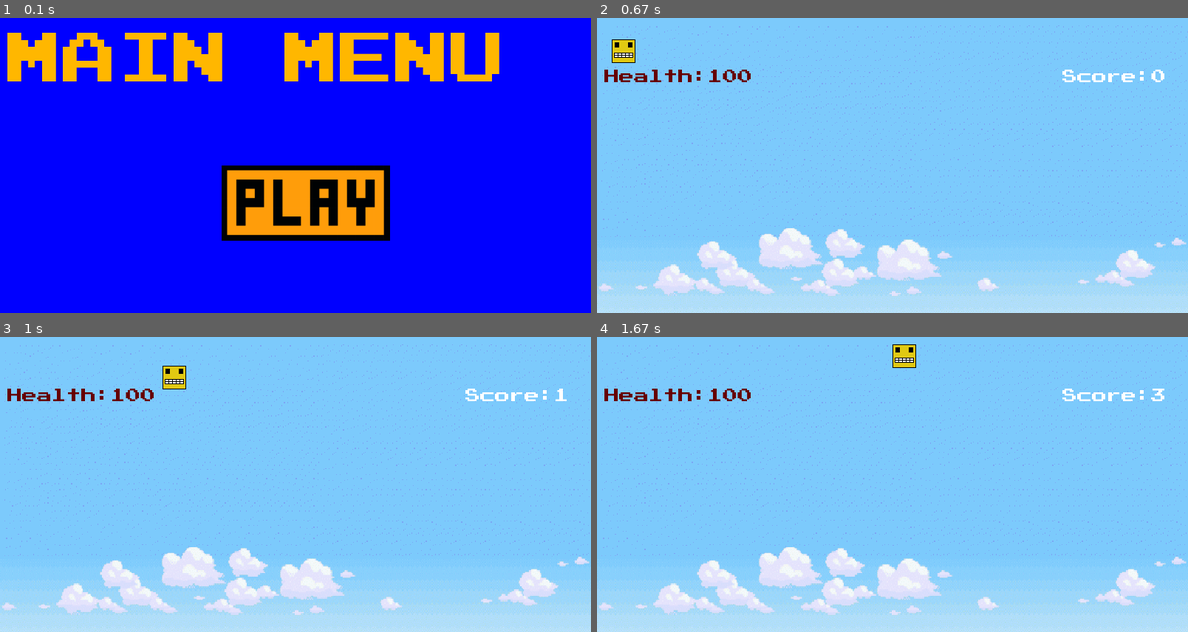
Above: before the commit, frames 1-4 (two rows, left to right).
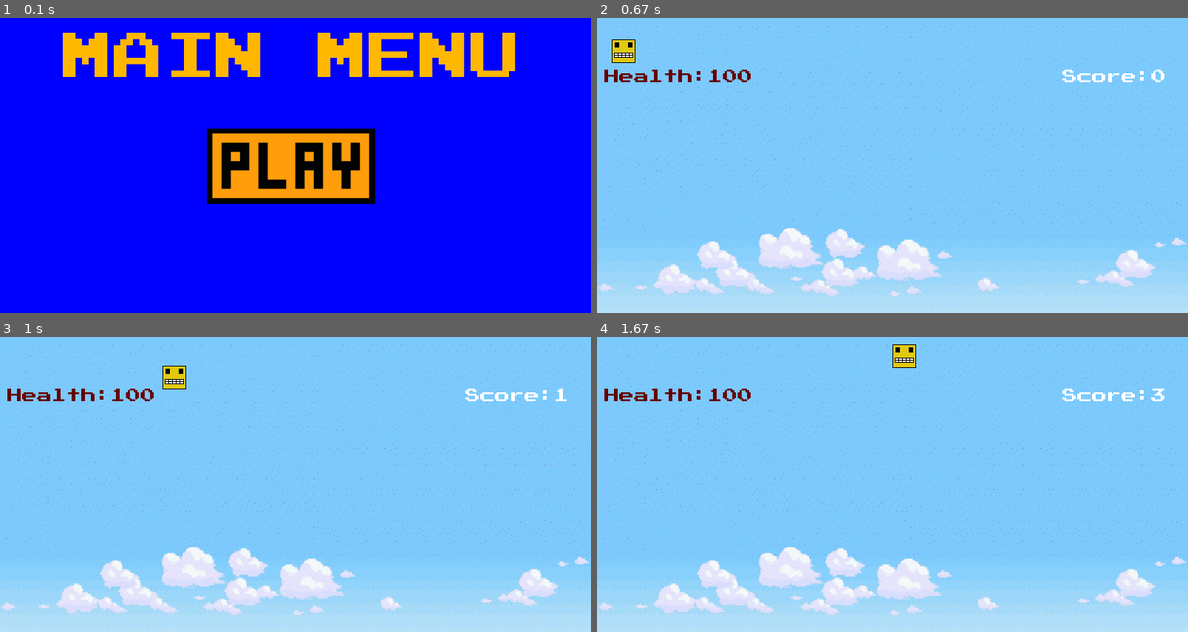
Above: after the commit, the same moments.

Repository: i-kratko/pygame-tues-fest
Game: pygame game, started from Code/main.py
Two runs of this game, one before a commit and one after it. Both use one fixed random seed, a clock stepped at 60 frames per second and the inputs below.
Inputs (mouse positions are in pixels of both pictures, inside the frame that each line leads up to):
- Up to frame 1 (0.1 s): no input
- Up to frame 2 (0.67 s): click (892, 165) at 0.38 s
- Up to frame 3 (1 s): hold D from 0.67 s (still down); move the mouse to (295, 502) at 0.7 s
- Up to frame 4 (1.67 s): release D at 1.13 s; hold W 1.17-1.47 s; tap Space at 1.23, 1.57 s; hold D from 1.5 s (still down)

The runs differ from the first frame. In frame 1, 17% of the frame differs, in the area x 1-88%, y 5-76%; in frame 2, nothing differs; in frame 3, nothing differs; in frame 4, nothing differs.

Commit message:
ugloshlaif

Diff:
--- a/Code/const.py
+++ b/Code/const.py
@@ -15,6 +15,7 @@
 ##### SPRITE PATHS #####
 playerSpritePath = "Graphics\PlayerSprite.png"
 playButtonPath = "Graphics/playbutton.png"
+optionsButtonPath = "Graphics/optionsbutton"
 backgroundPath = "Graphics/backgrounds/ne.png"
 gameBackgroundPath = "Graphics/GameBackground.png"
 platformSpritePath = "Graphics/Platfrom.png"
--- a/Code/main.py
+++ b/Code/main.py
@@ -17,7 +17,25 @@
     def __init__(self):
         self.level = 1
 
-    #TODO: main menu
+    def options(self):
+        gameOver = False
+
+        bgSurface = pygame.Surface((800,600))
+        bgSurface.fill('Orange')
+
+        while not gameOver:
+            for event in pygame.event.get():
+                if event.type == pygame.QUIT:
+                    pygame.quit()
+                    exit()
+
+            display.blit(bgSurface,(0,0))
+            #display.blit(OPTIONS_BUTTON.image, (125, 150))
+            #display.blit(QUIT_BUTTON.image, (230, 250))
+
+            pygame.display.update()
+            clock.tick(const.FPS)
+
     def mainMenu(self):
         gameOver = False
 
@@ -26,12 +44,11 @@
 
         MENU_MOUSE_POS = pygame.mouse.get_pos()
 
-        MENU_TEXT = get_font(75).render("MAIN MENU", True, "#ffb700")
+        MENU_TEXT = get_font(69).render("MAIN MENU", True, "#ffb700")
         MENU_RECT = MENU_TEXT.get_rect(center=(640, 100))
 
         PLAY_BUTTON = Button(300, 200, const.playButtonPath)
-        #OPTIONS_BUTTON = Button(None, pos=(640, 400), text_input="OPTIONS", font=get_font(75), base_color="#d7fcd4", hovering_color="Green")
-        #QUIT_BUTTON = Button(None, pos=(640, 550), text_input="QUIT", font=get_font(75), base_color="#d7fcd4", hovering_color="Green")
+        OPTIONS_BUTTON = Button(500,400, const.optionsButtonPath)
 
         buttonGroup = pygame.sprite.Group()
 
@@ -57,8 +74,55 @@
 
 
             display.blit(bgSurface,(0,0))
-            display.blit(MENU_TEXT, (10, 20))
-            display.blit(PLAY_BUTTON.image, (300, 200))
+            display.blit(MENU_TEXT, (85, 20))
+            display.blit(PLAY_BUTTON.image, (280, 150))
+            #display.blit(OPTIONS_BUTTON.image, (125, 150))
+            #display.blit(QUIT_BUTTON.image, (230, 250))
+
+            pygame.display.update()
+            clock.tick(const.FPS)
+
+
+    #TODO: main menu
+    def mainMenu(self):
+        gameOver = False
+
+        bgSurface = pygame.Surface((800,600))
+        bgSurface.fill('Blue')
+
+        MENU_MOUSE_POS = pygame.mouse.get_pos()
+
+        MENU_TEXT = get_font(69).render("MAIN MENU", True, "#ffb700")
+        MENU_RECT = MENU_TEXT.get_rect(center=(640, 100))
+
+        PLAY_BUTTON = Button(300, 200, const.playButtonPath)
+
+        buttonGroup = pygame.sprite.Group()
+
+        while not gameOver:
+            for event in pygame.event.get():
+                if event.type == pygame.QUIT:
+                    pygame.quit()
+                    exit()
+                if event.type == pygame.MOUSEBUTTONDOWN:
+                    pos = pygame.mouse.get_pos()
+                    #if PLAY_BUTTON.checkForInput(MENU_MOUSE_POS):
+                            #print("BRUH")
+                            #self.level = 2
+                            #self.stateManager()
+                    if PLAY_BUTTON.rect.collidepoint(pos):
+                        print("BRUH")
+                        self.level = 2
+                        self.stateManager()
+                if event.type == pygame.KEYDOWN:
+                    if event.key == pygame.K_ESCAPE:
+                        pygame.quit()
+                        exit()
+
+
+            display.blit(bgSurface,(0,0))
+            display.blit(MENU_TEXT, (85, 20))
+            display.blit(PLAY_BUTTON.image, (280, 150))
             #display.blit(OPTIONS_BUTTON.image, (125, 150))
             #display.blit(QUIT_BUTTON.image, (230, 250))
 
@@ -158,6 +222,8 @@
             self.mainMenu()
         if self.level == 2:
             self.game()
+        if self.level == 3:
+            self.options()
 
 #innit
 pygame.mixer.pre_init(frequency=44100, size=16, channels=1, buffer=256)
Binary file added: Graphics/optionsbutton.png
Binary file added: Graphics/quitbutton
